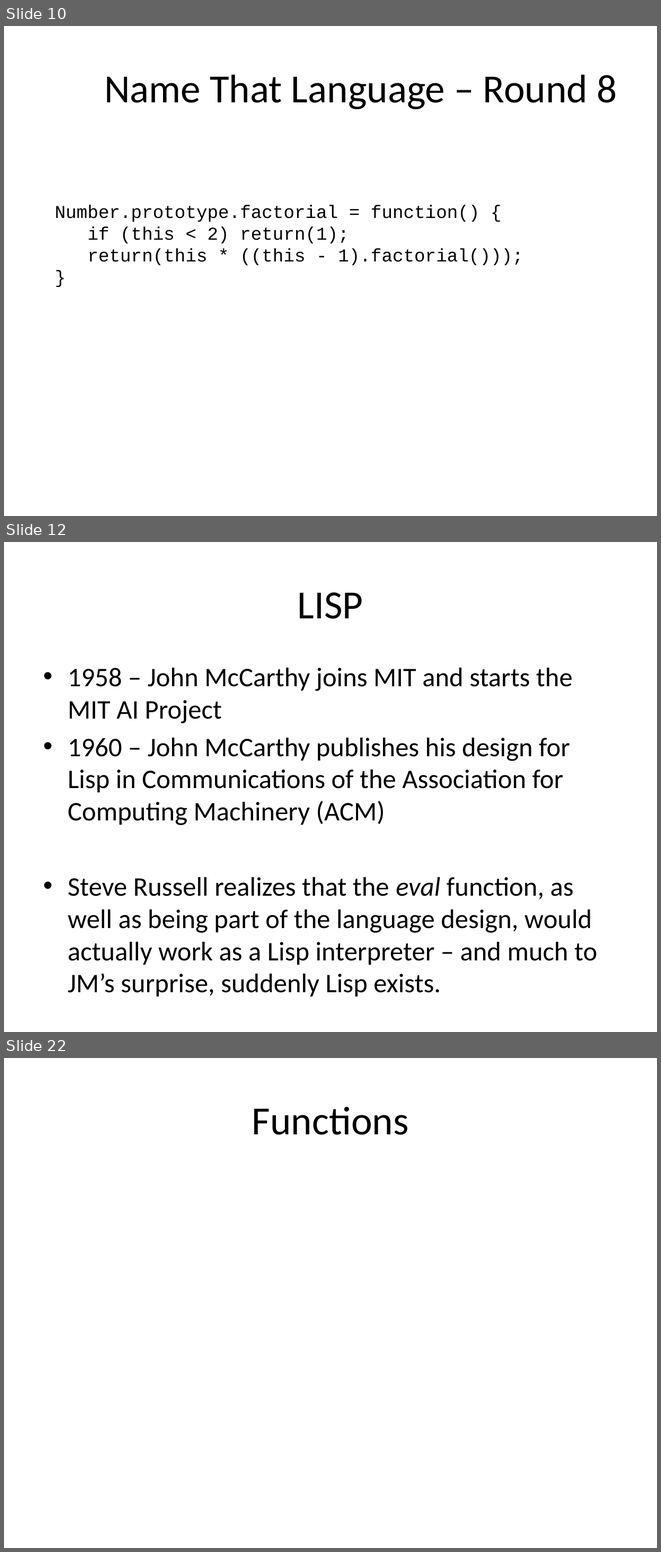
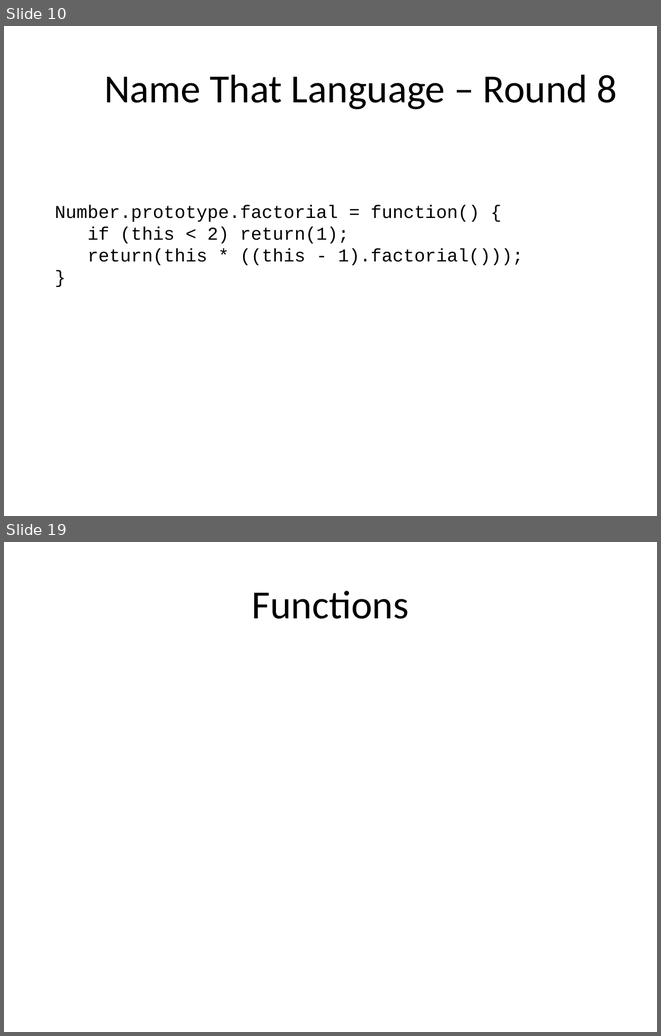
Before and after one commit to dylanbeattie/SoKnowJS, a slide deck: Slides/So You Think You Know Javascript.pptx. Shown one above the other, each under a label of ours: slides 10, 12 and 22 before the commit, slides 10 and 19 after it; the slides between them are not shown. The pictures are 661x1552 and 661x1036 pixels, drawn with LibreOffice and Linux fonts; fonts in the diff are those of the drawing. Boxes give left, top, right and bottom in pixels: in the first picture for what was removed or moved away, otherwise in the second. Text is boxed around its words. In the diff, an @@ line names an element or a change of style, - is before the commit and + after.

```diff
--- a/Slides/So You Think You Know Javascript.pptx
+++ b/Slides/So You Think You Know Javascript.pptx
@@ slide 12 removed at <box>4,542,657,1032</box>, background #FFFFFF @@
@@ title removed at <box>298,592,363,619</box> @@
-LISP
@@ text removed at <box>68,668,597,964</box> @@
-• 1958 – John McCarthy joins MIT and starts the MIT AI Project
-• 1960 – John McCarthy publishes his design for Lisp in Communications of the Association for Computing Machinery (ACM)
-• Steve Russell realizes that the eval function, as well as being part of the language design, would actually work as a Lisp interpreter – and much to JM’s surprise, suddenly Lisp exists.
@@ what was slide 22 is now slide 19 @@
```
Also in this commit, not shown: 3 slides changed, 9 slides added, 9 other slides removed, 3 other files.
